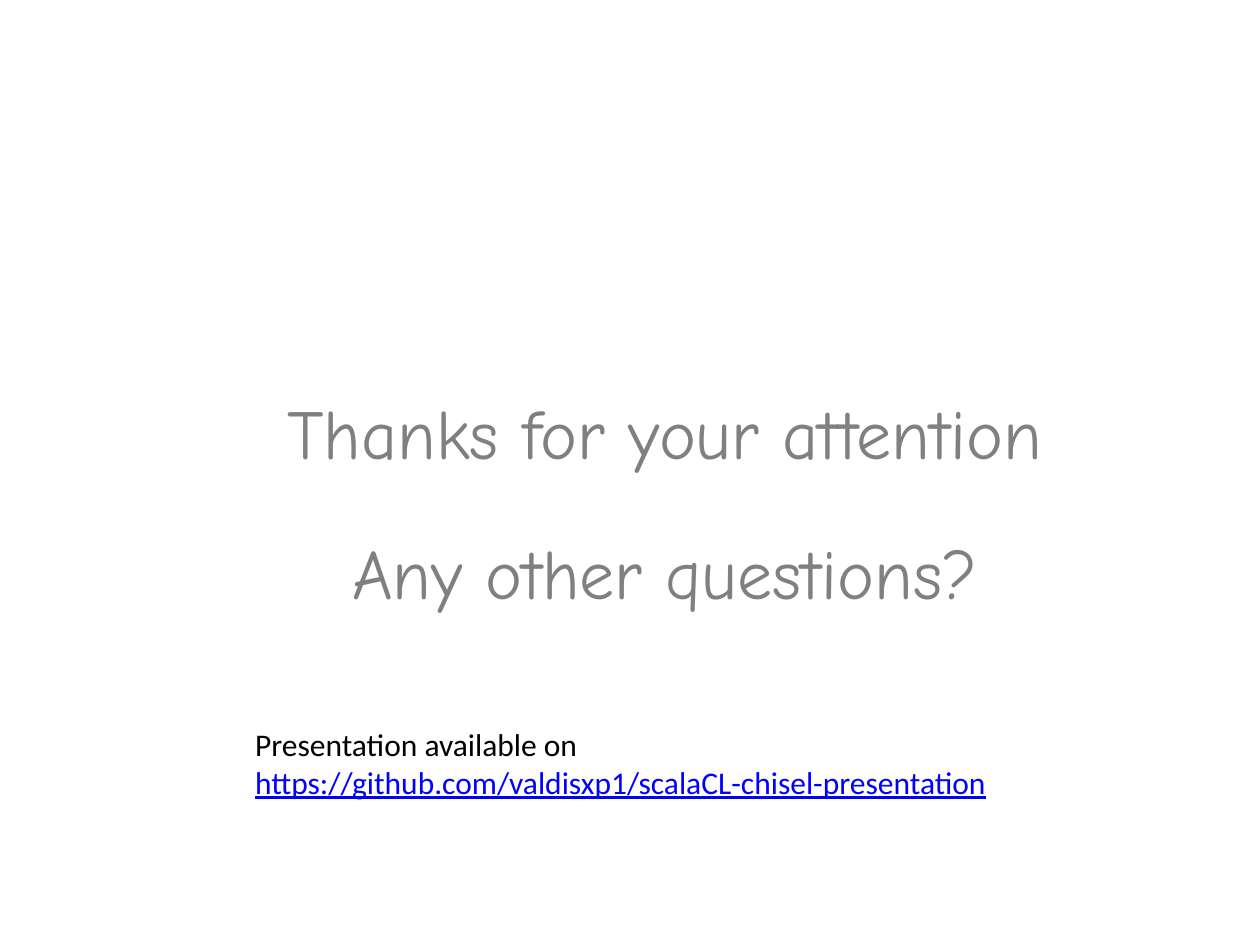
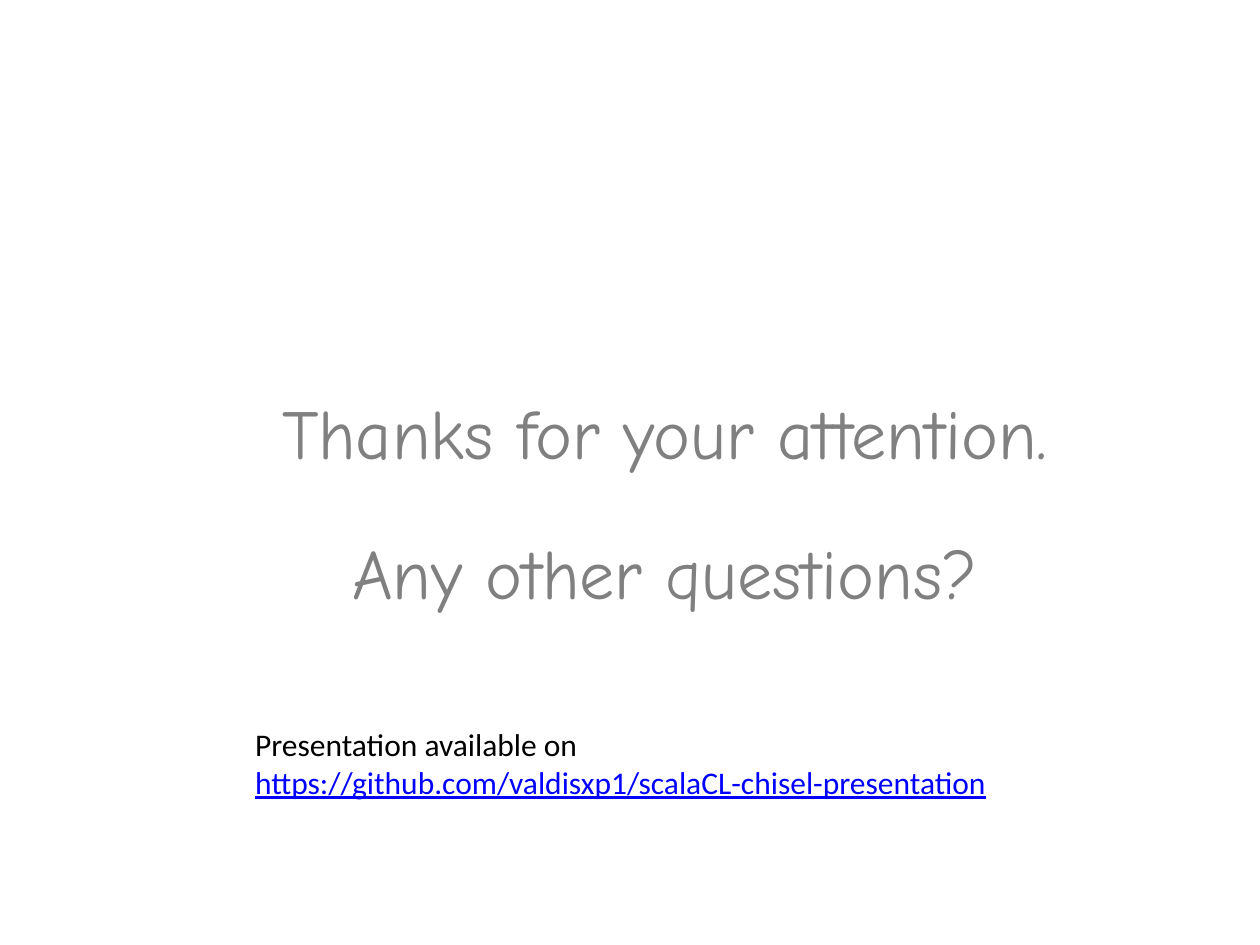
Before and after one commit to valdisxp1/scalaCL-chisel-presentation, a slide deck: slide 13 of ScalaCL_Chissel.pptx (slide 10 before the commit). Drawn at 1260x945 pixels with LibreOffice and Linux fonts; fonts in the diff are those of the drawing. Boxes give left, top, right and bottom in pixels: in the first picture for what was removed or moved away, otherwise in the second. Text is boxed around its words. In the diff, an @@ line names an element or a change of style, - is before the commit and + after.

```diff
--- a/ScalaCL_Chissel.pptx
+++ b/ScalaCL_Chissel.pptx
@@ text at [282,411,1048,473]: text changed @@
-Thanks for your attention
+Thanks for your attention.
```
Also in this commit, not shown: 1 other slide changed, 4 slides added, 1 slide removed.
